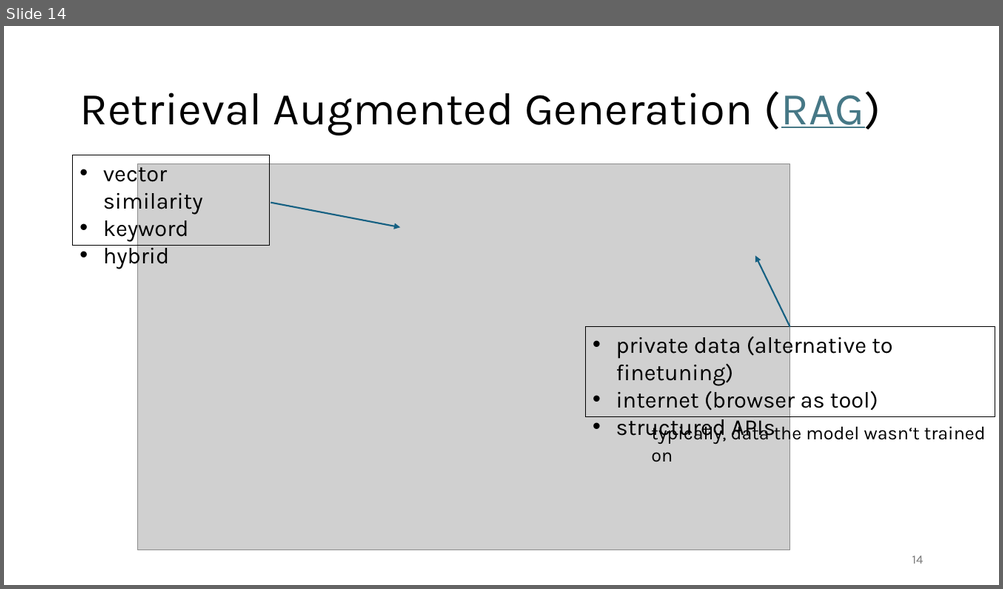
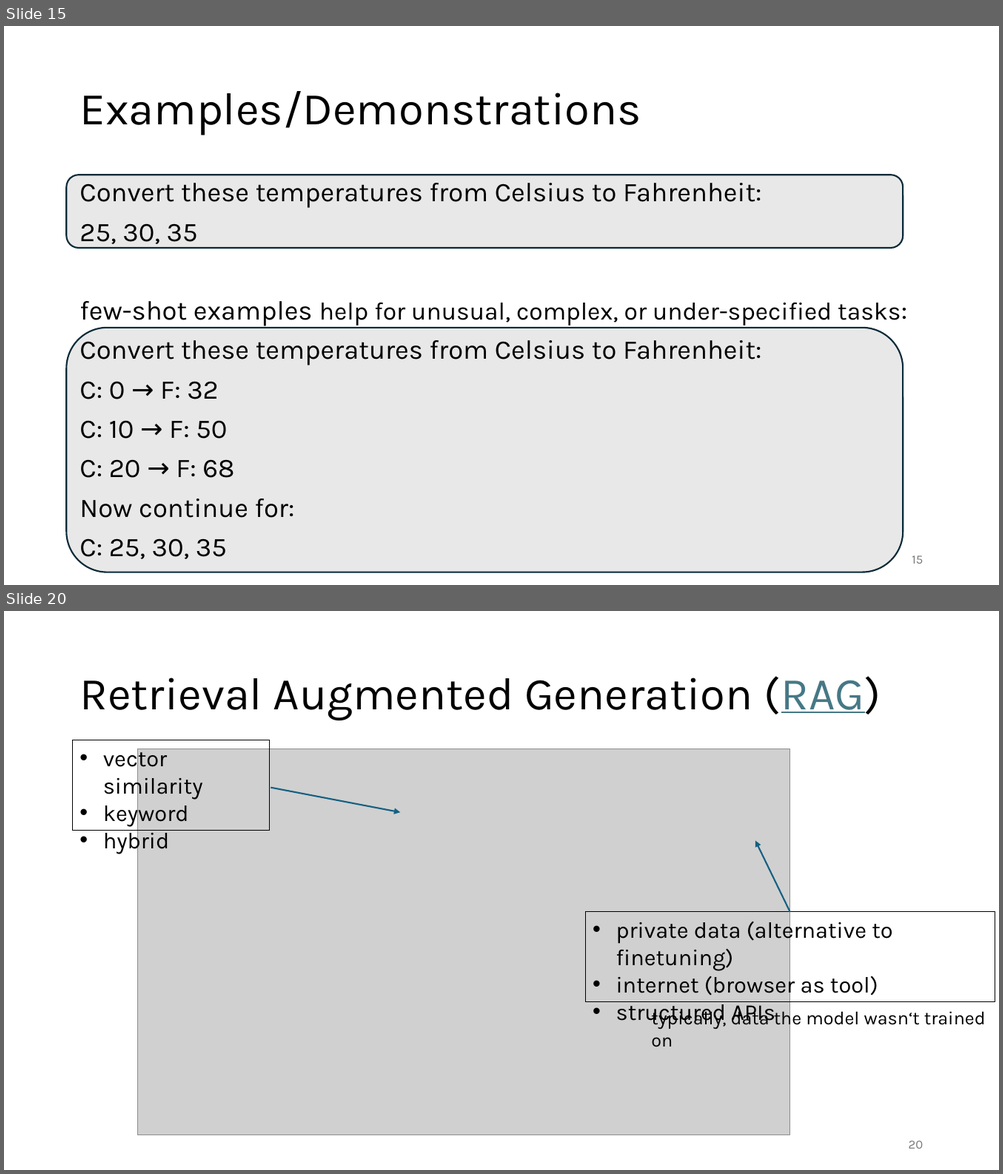
Before and after one commit to FelixWick/language_models, a slide deck: slides/4_context_engineering.pptx. Shown one above the other, each under a label of ours: slide 14 before the commit, slides 15 and 20 after it; the slides between them are not shown. The pictures are 1003x589 and 1003x1174 pixels, drawn with LibreOffice and Linux fonts; fonts in the diff are those of the drawing; grey boxes stand for pictures. Boxes give left, top, right and bottom in pixels: in the first picture for what was removed or moved away, otherwise in the second. Text is boxed around its words. In the diff, an @@ line names an element or a change of style, - is before the commit and + after.

```diff
--- a/slides/4_context_engineering.pptx
+++ b/slides/4_context_engineering.pptx
@@ slide 15 added at [4, 26, 999, 585], background #FFFFFF @@
@@ title added at [79, 91, 640, 136], 44 pt, text #000000 @@
+Examples/Demonstrations
@@ rounded rectangle added at [67, 175, 903, 248], fill #E8E8E8, outline #092A39 1.5 pt @@
@@ text added at [79, 183, 900, 518], 26 pt, text #000000 @@
+Convert these temperatures from Celsius to Fahrenheit:
+25, 30, 35
+few-shot examples help for unusual, complex, or under-specified tasks:
+Convert these temperatures from Celsius to Fahrenheit:
+C: 0 → F: 32
+C: 10 → F: 50
+C: 20 → F: 68
+Now continue for:
+C: 25, 30, 35
@@ rounded rectangle added at [67, 328, 903, 573], fill #E8E8E8, outline #092A39 1.5 pt @@
@@ page number added at [911, 556, 922, 564], 12 pt, text #797979 @@
+15
@@ what was slide 14 is now slide 20 @@
@@ page number at [908, 1141, 923, 1149]: text changed @@
-14
+20
```
Also in this commit, not shown: 6 slides changed, 10 other slides added, 6 slides removed, 1 other file.
